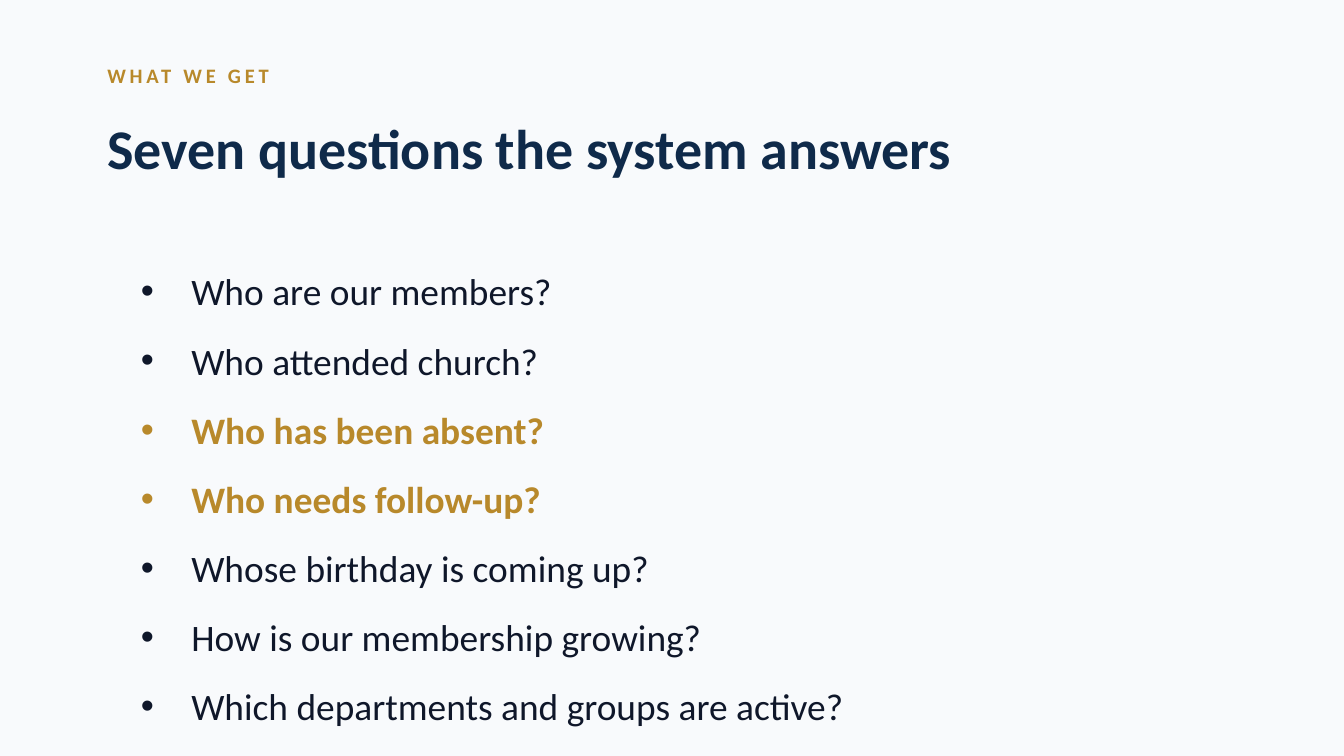
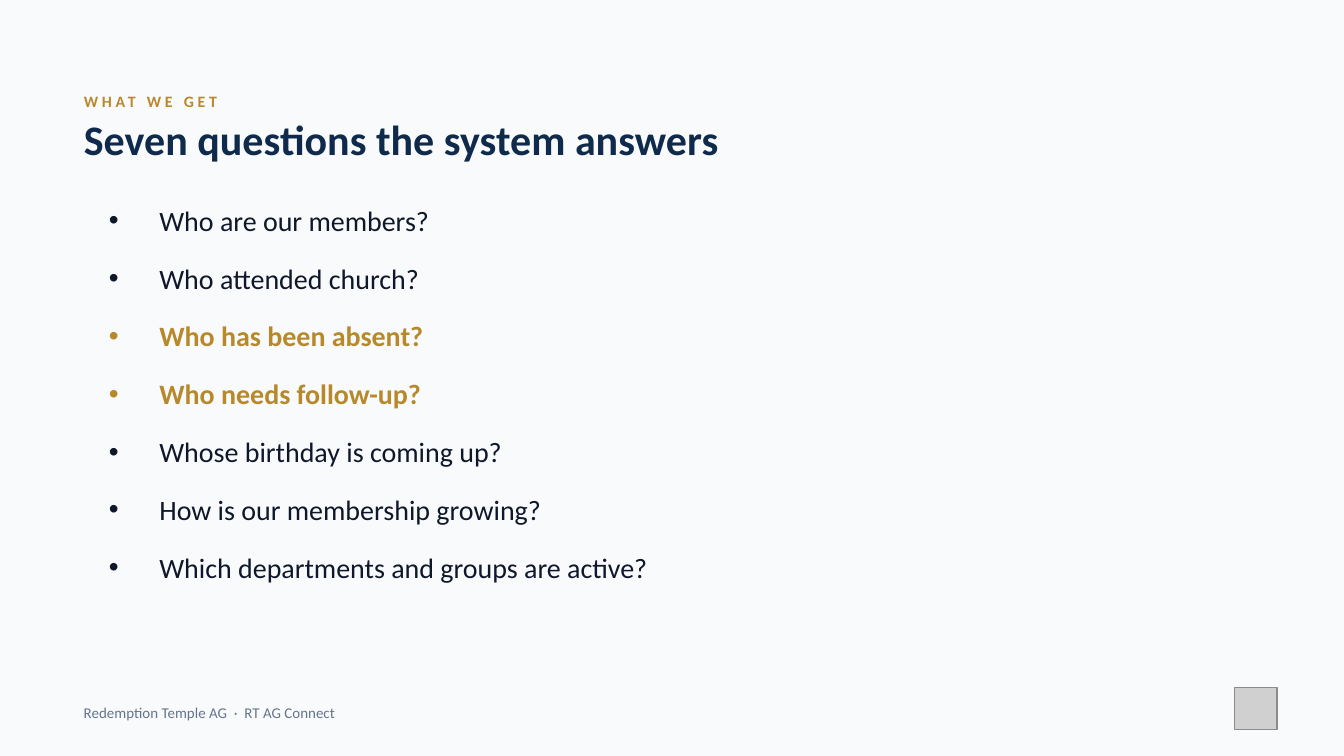
Before and after one commit to nhanhayhaw/ChurchCONNECT, a slide deck: slide 4 of docs/ChurchConnect-Leadership-Presentation.pptx. Drawn at 1344x756 pixels with LibreOffice and Linux fonts; fonts in the diff are those of the drawing; grey boxes stand for pictures; background and template pictures are left out. Boxes give left, top, right and bottom in pixels: in the first picture for what was removed or moved away, otherwise in the second. Text is boxed around its words. In the diff, an @@ line names an element or a change of style, - is before the commit and + after.

```diff
--- a/docs/ChurchConnect-Leadership-Presentation.pptx
+++ b/docs/ChurchConnect-Leadership-Presentation.pptx
@@ text "WHAT WE GET": place and size @@
-text "WHAT WE GET" at box(94, 56, 1344, 94)
+text "WHAT WE GET" at box(70, 87, 1269, 116)
@@ text "WHAT WE GET" at box(70, 87, 1269, 116): size 11 to 8.5 pt @@
@@ text "Seven questions the system answers": place and size @@
-text "Seven questions the system answers" at box(107, 129, 952, 178)
+text "Seven questions the system answers" at box(84, 125, 718, 162)
@@ text "Seven questions the system answers" at box(84, 125, 718, 162): size 30 to 22.5 pt @@
@@ text "Who are our members?": place and size @@
-text "Who are our members?" at box(191, 279, 843, 727)
+text "Who are our members?" at box(159, 211, 647, 583)
@@ text "Who are our members?" at box(159, 211, 647, 583): size 20 to 15 pt @@
@@ picture added at box(1235, 688, 1278, 731) @@
@@ text added at box(84, 707, 334, 721), 8 pt, text #64748B @@
+Redemption Temple AG · RT AG Connect
```
Also in this commit, not shown: 21 other slides changed, 5 other files.
